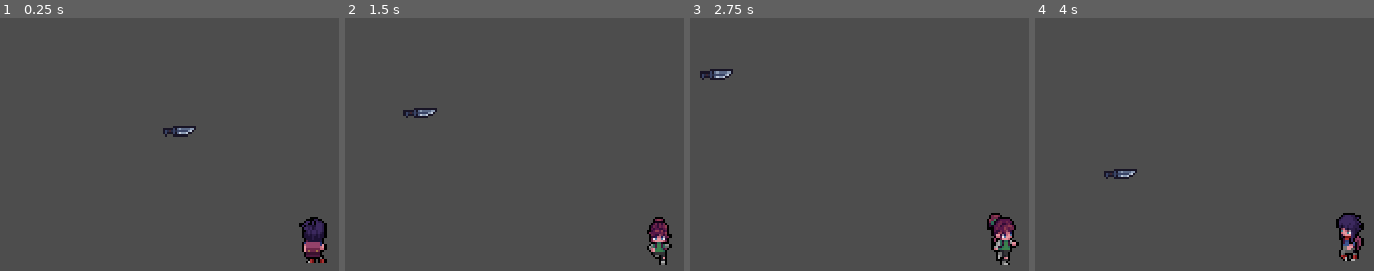
Above: before the commit, frames 1-4 (left to right).
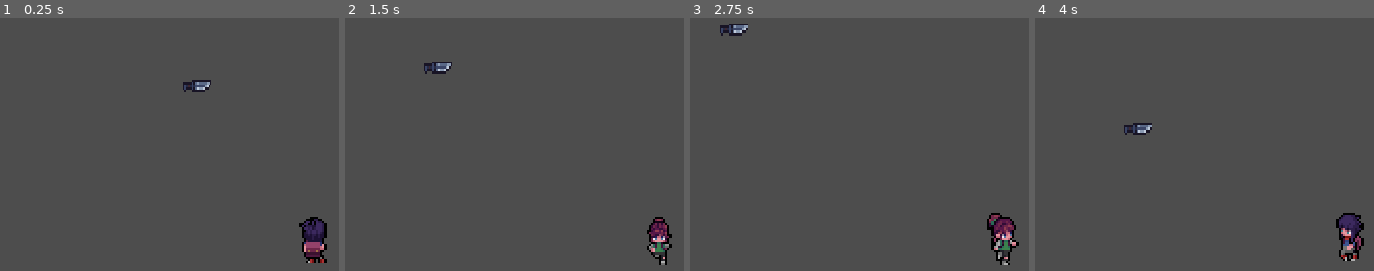
Above: after the commit, the same moments.

Repository: Ravenslyth/Toran
Game: Godot game, scene res://scene/map/map_dev.tscn
The game is run twice, just before and just after one commit, with the same random seed, the same clock (stepped at 60 frames per second) and the same inputs.
Inputs:
- Up to frame 1 (0.25 s): no input
- Up to frame 2 (1.5 s): hold D (move_right) 0.53-1.28 s; tap E (loot) at 0.6 s; hold S (move_down) from 1.28 s (still down); tap T (swap_character) at 1.35 s
- Up to frame 3 (2.75 s): release S (move_down) at 2.03 s; hold D (move_right) from 2.03 s (still down); tap E (loot) at 2.1 s
- Up to frame 4 (4 s): release D (move_right) at 2.78 s; hold W (move_up) 2.78-3.53 s; tap T (swap_character) at 2.85 s; hold A (move_left) from 3.53 s (still down); tap E (loot) at 3.6 s

The runs differ from the first frame. In frame 1, 0.7% of the frame differs, in the area x 48-63%, y 24-48%; in frame 2, 0.6%; in frame 3, 0.7%, in the area x 2-18%, y 2-25%; in frame 4, 0.6%.

Commit message:
systéme héritage--resources object/Weapon/Gun--HandToHand/pistol--knife

Diff:
--- /dev/null
+++ b/model/object/weapon/HandToHand.gd
@@ -0,0 +1,2 @@
+class_name HandToHand
+extends Weapon
--- a/ressource/pistol.tres
+++ /dev/null
@@ -1,7 +0,0 @@
-[gd_resource type="Resource" script_class="Gun" load_steps=2 format=3 uid="uid://gcgjfdr1cnk2"]
-
-[ext_resource type="Script" path="res://model/object/weapon/Gun.gd" id="1_unftf"]
-
-[resource]
-script = ExtResource("1_unftf")
-ammo_type = "9mm"
--- /dev/null
+++ b/ressource/weapon/gun/pistol.tres
@@ -0,0 +1,20 @@
+[gd_resource type="Resource" script_class="Gun" load_steps=4 format=3 uid="uid://gcgjfdr1cnk2"]
+
+[ext_resource type="Texture2D" uid="uid://cmeqd7pi6cxl5" path="res://asset/object/weapon/1.png" id="1_jvg7p"]
+[ext_resource type="Script" path="res://model/object/weapon/Gun.gd" id="1_unftf"]
+
+[sub_resource type="AtlasTexture" id="AtlasTexture_8twks"]
+atlas = ExtResource("1_jvg7p")
+region = Rect2(0.448357, 117.726, 11.956, 10.4051)
+
+[resource]
+script = ExtResource("1_unftf")
+ammo_type = "9mm"
+max_ammo = 6
+current_ammo = 6
+damage = 10
+energy_cost = 1
+range = 2.0
+name = "Pistol"
+description = "A simple Gun"
+icon = SubResource("AtlasTexture_8twks")
--- /dev/null
+++ b/ressource/weapon/handToHand/knife.tres
@@ -0,0 +1,17 @@
+[gd_resource type="Resource" script_class="HandToHand" load_steps=4 format=3 uid="uid://c4wwvwgansqwj"]
+
+[ext_resource type="Script" path="res://model/object/weapon/HandToHand.gd" id="1_e2g4o"]
+[ext_resource type="Texture2D" uid="uid://cmeqd7pi6cxl5" path="res://asset/object/weapon/1.png" id="1_hgmq5"]
+
+[sub_resource type="AtlasTexture" id="AtlasTexture_kde2x"]
+atlas = ExtResource("1_hgmq5")
+region = Rect2(0.376556, 22.3772, 15.2698, 5.13496)
+
+[resource]
+script = ExtResource("1_e2g4o")
+damage = 15
+energy_cost = 2
+range = 2.0
+name = "knife"
+description = "A simple knife"
+icon = SubResource("AtlasTexture_kde2x")
--- a/scene/map/map_dev.tscn
+++ b/scene/map/map_dev.tscn
@@ -1,12 +1,11 @@
 [gd_scene load_steps=3 format=3 uid="uid://biit8xwyaj7rd"]
 
 [ext_resource type="PackedScene" uid="uid://stn1547xkwea" path="res://scene/character/player.tscn" id="1_5m413"]
-[ext_resource type="PackedScene" uid="uid://db317jc8njkod" path="res://scene/object/Weapon/knife.tscn" id="3_6lnn0"]
+[ext_resource type="PackedScene" uid="uid://db317jc8njkod" path="res://scene/object/Weapon/Lootable.tscn" id="2_d8i6o"]
 
 [node name="Map_Dev" type="Node2D"]
 
 [node name="Player" parent="." instance=ExtResource("1_5m413")]
 position = Vector2(364, 295)
 
-[node name="knife" parent="." instance=ExtResource("3_6lnn0")]
-position = Vector2(170, 137)
+[node name="Object" parent="." instance=ExtResource("2_d8i6o")]
--- /dev/null
+++ b/scene/object/Weapon/Lootable.tscn
@@ -0,0 +1,26 @@
+[gd_scene load_steps=4 format=3 uid="uid://db317jc8njkod"]
+
+[ext_resource type="Script" path="res://script/object/weapon/Lootable.gd" id="1_qj1dv"]
+[ext_resource type="Resource" uid="uid://c4wwvwgansqwj" path="res://ressource/weapon/handToHand/knife.tres" id="2_5liqs"]
+
+[sub_resource type="CircleShape2D" id="CircleShape2D_0lmrq"]
+
+[node name="Lootable" type="Area2D"]
+position = Vector2(196, 74)
+scale = Vector2(3, 3)
+collision_layer = 8
+collision_mask = 2
+script = ExtResource("1_qj1dv")
+obj = ExtResource("2_5liqs")
+
+[node name="TextureRect" type="TextureRect" parent="."]
+offset_left = -6.66667
+offset_top = -2.66667
+offset_right = 33.3333
+offset_bottom = 37.3333
+scale = Vector2(0.340963, 0.157844)
+size_flags_horizontal = 4
+size_flags_vertical = 4
+
+[node name="CollisionShape2D" type="CollisionShape2D" parent="."]
+shape = SubResource("CircleShape2D_0lmrq")
--- a/scene/object/Weapon/knife.tscn
+++ /dev/null
@@ -1,21 +0,0 @@
-[gd_scene load_steps=4 format=3 uid="uid://db317jc8njkod"]
-
-[ext_resource type="Script" path="res://script/object/weapon/knife.gd" id="1_gacek"]
-[ext_resource type="Texture2D" uid="uid://cmeqd7pi6cxl5" path="res://asset/object/weapon/1.png" id="2_wmjde"]
-
-[sub_resource type="CircleShape2D" id="CircleShape2D_0lmrq"]
-
-[node name="knife" type="Area2D"]
-scale = Vector2(3, 3)
-collision_layer = 8
-collision_mask = 2
-script = ExtResource("1_gacek")
-
-[node name="Sprite2D" type="Sprite2D" parent="."]
-texture = ExtResource("2_wmjde")
-hframes = 13
-vframes = 8
-frame = 13
-
-[node name="CollisionShape2D" type="CollisionShape2D" parent="."]
-shape = SubResource("CircleShape2D_0lmrq")
--- a/script/character/player.gd
+++ b/script/character/player.gd
@@ -75,7 +75,7 @@
 
 func _on_detection_area_area_shape_entered(area_rid, area, area_shape_index, local_shape_index):
 	object_current_loot = area
-	print("A  " + area.name + " ??")
+	print("A  " + area.obj.name + " ??")
 
 func _on_detection_area_area_shape_exited(area_rid, area, area_shape_index, local_shape_index):
 	if is_instance_valid(area):
--- /dev/null
+++ b/script/object/weapon/Lootable.gd
@@ -0,0 +1,8 @@
+extends Area2D
+
+@export var obj : object
+
+func _ready():
+	if obj and obj.icon:
+		$TextureRect.texture = obj.icon
+		$TextureRect.expand = true
--- a/script/object/weapon/knife.gd
+++ /dev/null
@@ -1,7 +0,0 @@
-extends Area2D
-
-@onready var weapon_data := preload("res://model/object/weapon/Weapon.gd").new()
-
-func _ready():
-	weapon_data.damage = 20
-	weapon_data.energy_cost = 2
